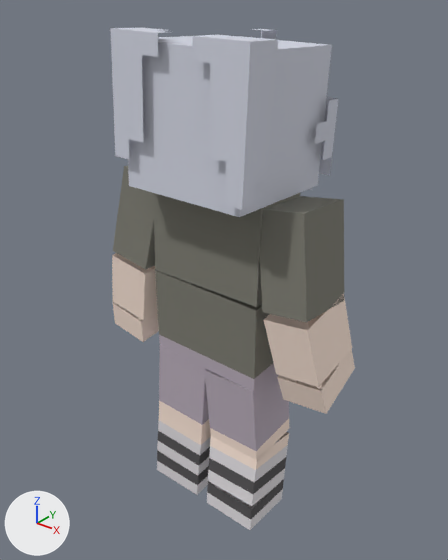
Two versions of the glTF model assets/hunters_blocky/wynelle/wynelle.glb, one commit apart.
Before and after are seen from a 50 mm camera at (1.228, -1.538, 1.916) aimed at (0.018, -0.026, 0.978). Arrows for +X, +Y and +Z are at lower left; the lights stay in place. The older version comes first. Where no turn or scale is listed for an object, it has been applied to the vertices.

Script lines for the objects in view, before the commit:
```python
me_chest = bpy.data.meshes.new('Chest')
me_chest.from_pydata(...)  # 16 vertices, 20 faces; spans x -0.233..0.233, y -0.123..0.123, z 0.0..0.342
me_chest.materials.append(mat_model)
me_l_calf = bpy.data.meshes.new('L-Calf')
me_l_calf.from_pydata(...)  # 16 vertices, 16 faces; spans x -0.149..0.128, y -0.133..0.129, z -0.231..0.013
me_l_calf.materials.append(mat_model)
me_r_arm = bpy.data.meshes.new('R-Arm')
me_r_arm.from_pydata(...)  # 16 vertices, 20 faces; spans x -0.116..0.129, y -0.14..0.133, z -0.238..0.143
me_r_arm.materials.append(mat_model)
ob_chest = bpy.data.objects.new('Chest', me_chest)
ob_chest.parent = ob_belly
ob_chest.location = (0.0, 0.0, 0.329)
ob_chest.rotation_euler = (-0.0599, -0.0244, 0.00127)  # degrees (-3.4, -1.4, 0.1)
ob_l_calf = bpy.data.objects.new('L-Calf', me_l_calf)
ob_l_calf.location = (-0.149, 0.005, 0.332)
ob_r_arm = bpy.data.objects.new('R-Arm', me_r_arm)
ob_r_arm.location = (0.308, -0.005, 1.196)
# also in view: 'L-Hand' at (-0.386, -0.009, 0.715); 'Head' at (0.012, -0.001, 1.528); 'R-Forearm' at (0.354, 0.0, 0.873); 'R-Hand' at (0.374, 0.036, 0.707); 'R-Foot' at (0.109, -0.001, 0.047)
```
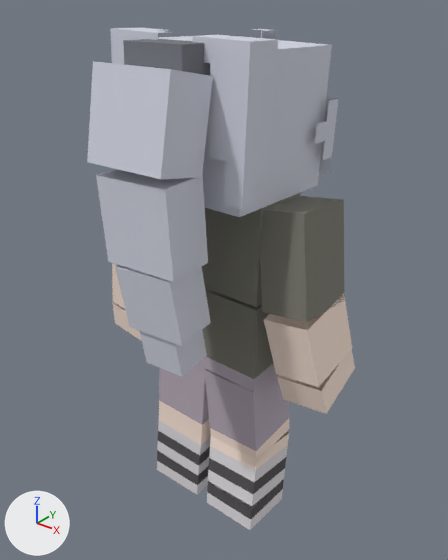
The change, as a list of edits to the scene's bpy script:
```text
Add me_pony_3:
    me_pony_3.from_pydata(...)  # 16 vertices, 24 faces; spans x -0.107..0.128, y -0.077..0.101, z -0.432..-0.057
    me_pony_3.materials.append(mat_model)
Add me_pony_2:
    me_pony_2.from_pydata(...)  # 8 vertices, 12 faces; spans x -0.129..0.143, y -0.098..0.065, z -0.325..-0.048
    me_pony_2.materials.append(mat_model)
Add me_pony_1:
    me_pony_1.from_pydata(...)  # 16 vertices, 24 faces; spans x -0.137..0.142, y -0.217..0.042, z -0.271..0.068
    me_pony_1.materials.append(mat_model)
Add ob_pony_3:
    ob_pony_3 = bpy.data.objects.new('Pony-3', me_pony_3)
    ob_pony_3.location = (0.032, -0.355, 1.238)
Add ob_pony_2:
    ob_pony_2 = bpy.data.objects.new('Pony-2', me_pony_2)
    ob_pony_2.location = (0.022, -0.346, 1.485)
Add ob_pony_1:
    ob_pony_1 = bpy.data.objects.new('Pony-1', me_pony_1)
    ob_pony_1.location = (0.02, -0.247, 1.701)
```

Where the change shows, as pixel boxes (x1, y1, x2, y2) in the pictures (448 x 560 px):
'Pony-1', added
    after: (87, 39, 213, 179)
'Pony-2', added
    after: (96, 169, 208, 282)
'Pony-3', added
    after: (115, 265, 211, 376)
